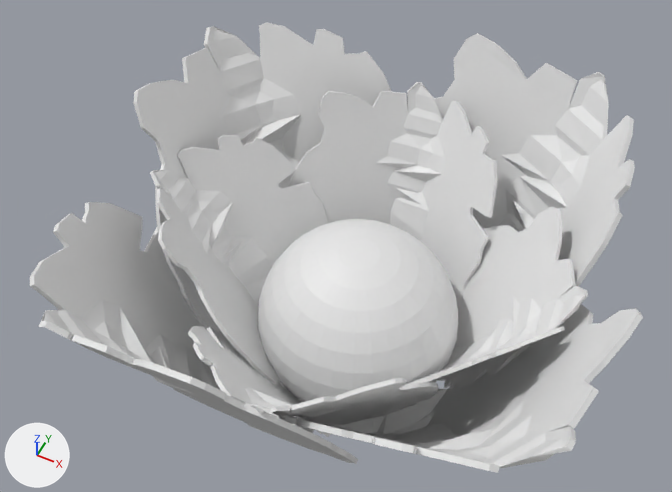
Renders of the Blender file Botanical Provision Mark-2/Assets/Models/Lettuce Mature.blend from each side of a commit.
One viewpoint serves both versions: a camera (50 mm lens) standing at (12.8, -38.6, 65.2) and looking at (-7.6, 2.2, 14.2). Lighting does not change. The marker at lower left points along +X, +Y and +Z.
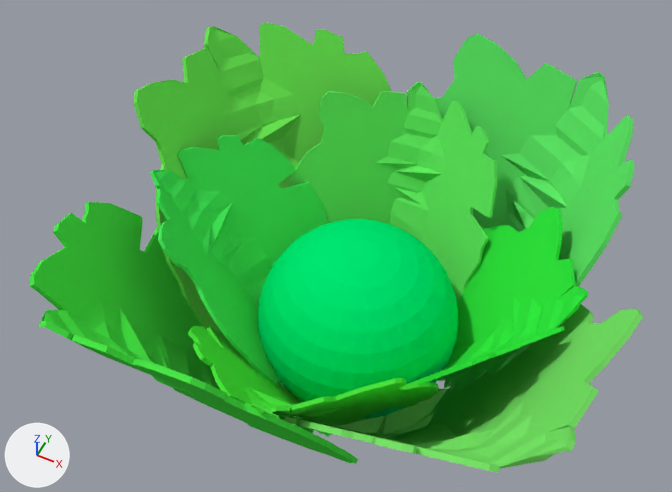
Pixel boxes [x1, y1, x2, y2] of what changed, in the pictures (672 x 492 px):
'Sphere', recoloured (white to green)
    both: [258, 219, 458, 419]
'Cube.005', recoloured (white to green)
    both: [434, 33, 635, 390]
'Cube.002', recoloured (white to green)
    both: [288, 82, 497, 301]
'Cube.006', recoloured (grey to green)
    both: [30, 202, 358, 464]
'Cube.004', recoloured (grey to green)
    both: [133, 22, 392, 331]
'Cube.003', recoloured (grey to green)
    both: [150, 135, 328, 389]
'Cube.007', recoloured (white to green)
    both: [279, 304, 643, 473]
'Cube', recoloured (white to green)
    both: [406, 207, 588, 385]
'Cube.001', recoloured (grey to green)
    both: [188, 326, 439, 427]

The edits, one by one:
Material 'Material.006' (mat_material_006) is new.
Its base color is (0.159, 0.8, 0.0949) (green #6fe757).
Material 'Material.005' (mat_material_005) is new.
Its base color is (0.122, 0.8, 0.144) (green #62e76a).
Material 'Material.004' (mat_material_004) is new.
Its base color is (0.0703, 0.8, 0.0657) (green #4be748).
Material 'Material.007' (mat_material_007) is new.
Its base color is (0.198, 0.8, 0.142) (green #7be769).
Material 'Material.008' (mat_material_008) is new.
Its base color is (0.0, 0.8, 0.175) (green #00e774).
Material 'Material.003' (mat_material_003) is new.
Its base color is (0.0627, 0.8, 0.107) (green #47e75c).
Material 'Material.001' (mat_material_001) is new.
Its base color is (0.127, 0.8, 0.12) (green #64e761).
Material 'Material.002' (mat_material_002) is new.
Its base color is (0.0758, 0.8, 0.0518) (green #4ee740).
Material 'Material' (mat_material) is new.
Its base color is (0.0339, 0.8, 0.053) (green #34e741).
me_cube_001 has 352 vertices, 350 faces and spans x -7.5..6.7, y -3.6..4.3, z -9.5..12.0.
me_cube_001 now uses material mat_material (green #34e741).
me_cube_002 has 352 vertices, 350 faces and spans x -7.5..6.7, y -3.6..4.3, z -9.5..12.0.
me_cube_002 now uses material mat_material_002 (green #4ee740).
me_cube_003 has 352 vertices, 350 faces and spans x -7.5..6.7, y -3.6..4.3, z -9.5..12.0.
me_cube_003 now uses material mat_material_001 (green #64e761).
me_cube_004 has 352 vertices, 350 faces and spans x -7.5..6.7, y -3.6..4.3, z -9.5..12.0.
me_cube_004 now uses material mat_material_003 (green #47e75c).
me_sphere has 482 vertices, 512 faces and spans x -5.13..5.13, y -4.05..4.05, z -6.13..6.13.
me_sphere now uses material mat_material_008 (green #00e774).
me_cube_008 has 352 vertices, 350 faces and spans x -7.5..6.7, y -3.6..4.3, z -9.5..12.0.
me_cube_008 now uses material mat_material_007 (green #7be769).
me_cube_007 has 352 vertices, 350 faces and spans x -7.5..6.7, y -3.6..4.3, z -9.5..12.0.
me_cube_007 now uses material mat_material_004 (green #4be748).
me_cube_006 has 352 vertices, 350 faces and spans x -7.5..6.7, y -3.6..4.3, z -9.5..12.0.
me_cube_006 now uses material mat_material_005 (green #62e76a).
me_cube_005 has 352 vertices, 350 faces and spans x -7.5..6.7, y -3.6..4.3, z -9.5..12.0.
me_cube_005 now uses material mat_material_006 (green #6fe757).
